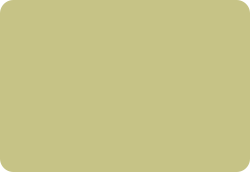
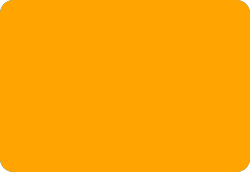
Layered file, before and after one edit (w=250, h=172). Changes by layer:
added layer "Rounded Rectangle 1 copy" above "Rounded Rectangle 1" over box(0, 0, 250, 172)
painted on "Rounded Rectangle 1" over box(0, 0, 250, 172)
